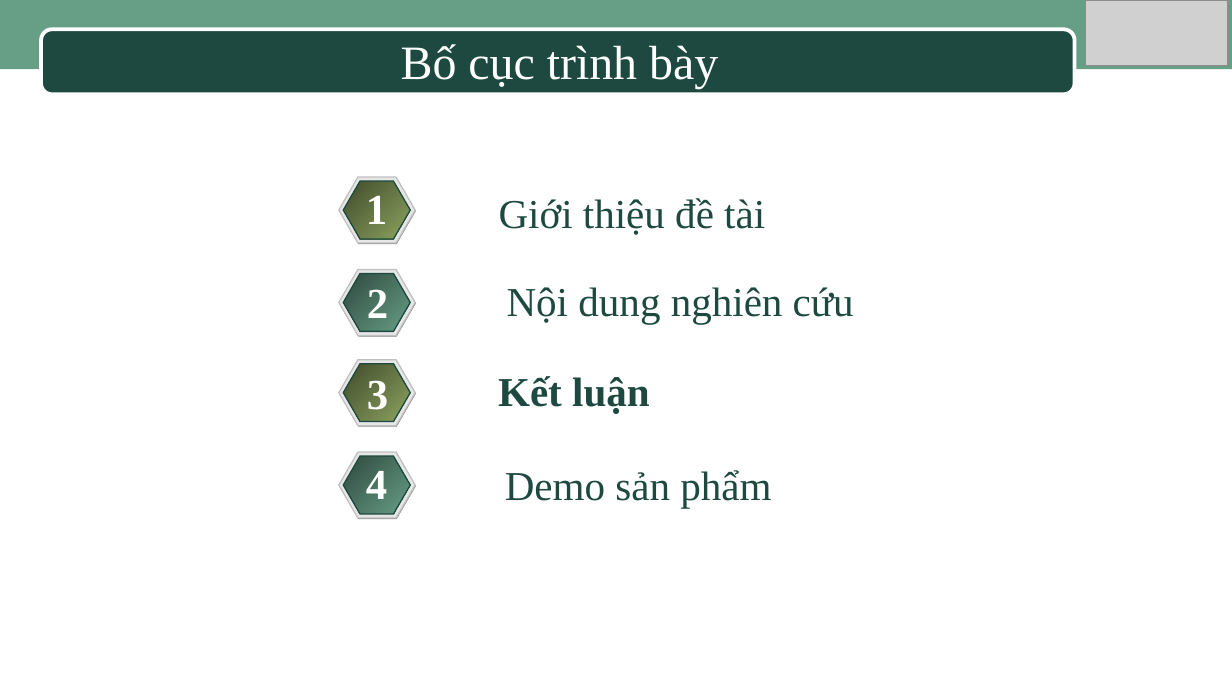
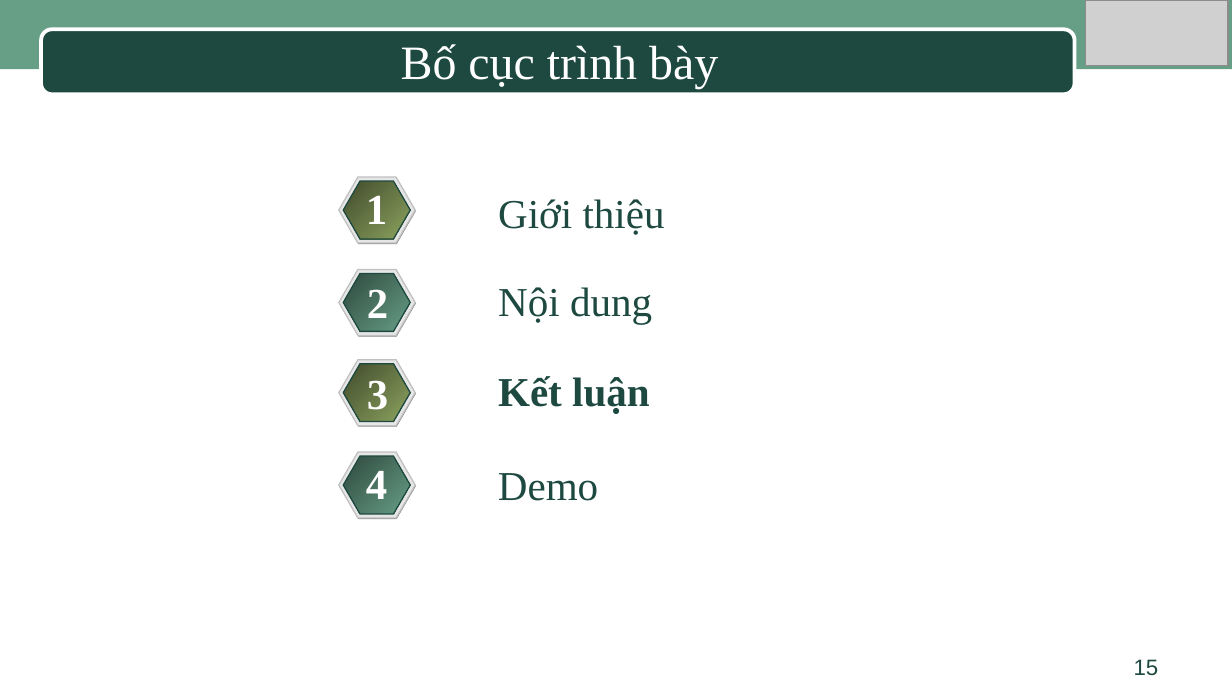
Before and after one commit to HuynhHueTruc/LuanVanTinHocUngDung, a slide deck: slide 15 of Slide_Bao_cao_luan_Van.ppt. Drawn at 1232x693 pixels with LibreOffice and Linux fonts; fonts in the diff are those of the drawing; grey boxes stand for pictures; background and template pictures are left out. Boxes give left, top, right and bottom in pixels: in the first picture for what was removed or moved away, otherwise in the second. Text is boxed around its words. In the diff, an @@ line names an element or a change of style, - is before the commit and + after.

```diff
--- a/Slide_Bao_cao_luan_Van.ppt
+++ b/Slide_Bao_cao_luan_Van.ppt
@@ text at box(498, 199, 665, 235): text changed @@
-Giới thiệu đề tài
+Giới thiệu
@@ text at box(498, 287, 652, 324): text changed @@
-Nội dung nghiên cứu
+Nội dung
@@ text at box(498, 473, 598, 501): text changed @@
-Demo sản phẩm
+Demo
@@ page number added at box(1134, 659, 1159, 676), 13 pt, text #1D4940 @@
+15
```
Also in this commit, not shown: 19 other slides changed, 11 other files.
